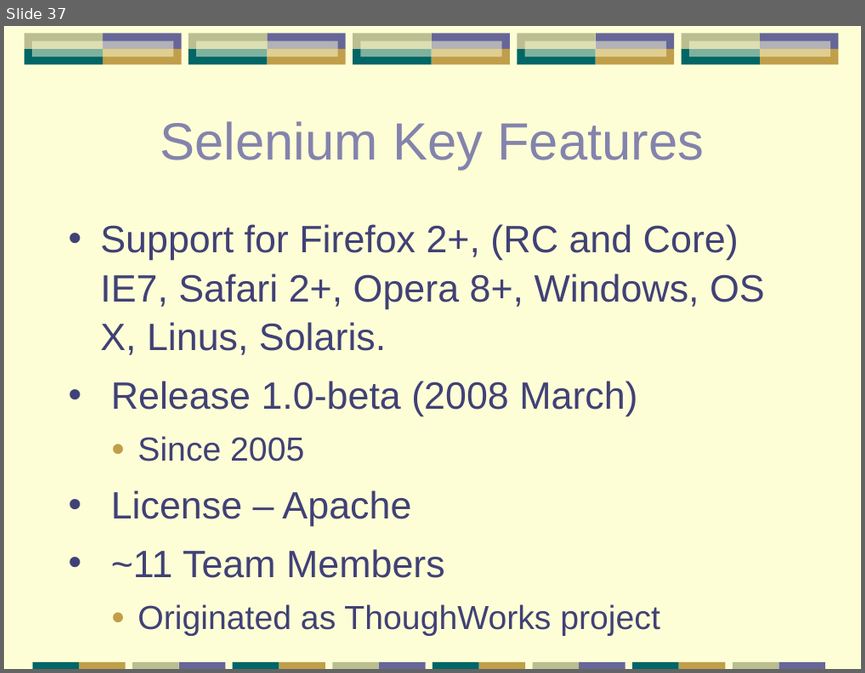
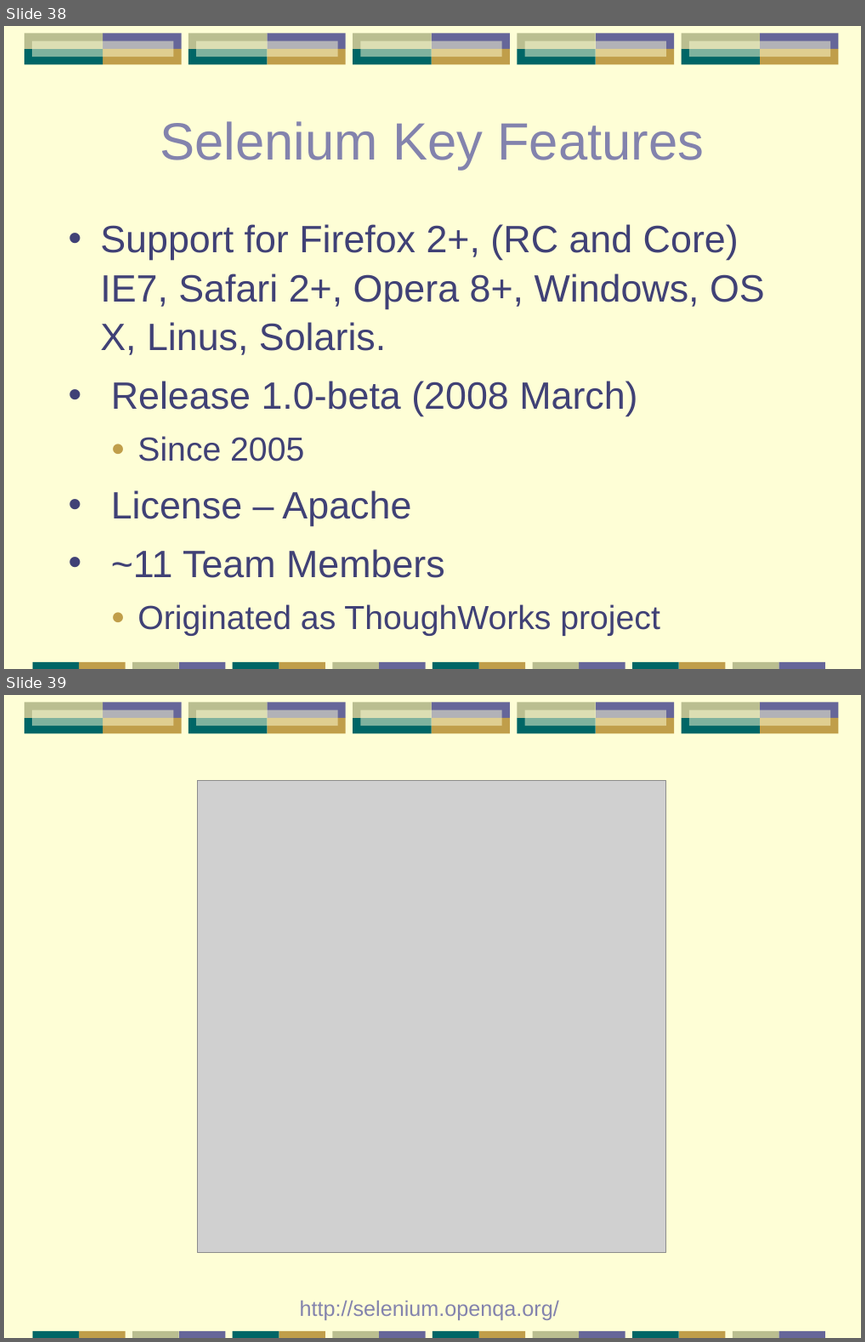
Before and after one commit to papuapost/yazaar, a slide deck: articles/testing-tools/testing-tools.odp. Shown one above the other, each under a label of ours: slide 37 before the commit, slides 38 and 39 after it. The pictures are 865x673 and 865x1342 pixels, drawn with LibreOffice and Linux fonts; fonts in the diff are those of the drawing; grey boxes stand for pictures. Boxes give left, top, right and bottom in pixels: in the first picture for what was removed or moved away, otherwise in the second. Text is boxed around its words. In the diff, an @@ line names an element or a change of style, - is before the commit and + after.

```diff
--- a/articles/testing-tools/testing-tools.odp
+++ b/articles/testing-tools/testing-tools.odp
@@ slide 39 added at (4,695,861,1338), background #FEFED6; not listed: 41 template elements that a slide beside it also shows @@
@@ picture added at (198,781,665,1252) @@
@@ text added at (300,1300,559,1320), 18 pt, text #8383AD @@
+http://selenium.openqa.org/
@@ what was slide 37 is now slide 38 @@
```
Also in this commit, not shown: 15 slides changed, 30 other slides added, 15 slides removed.
